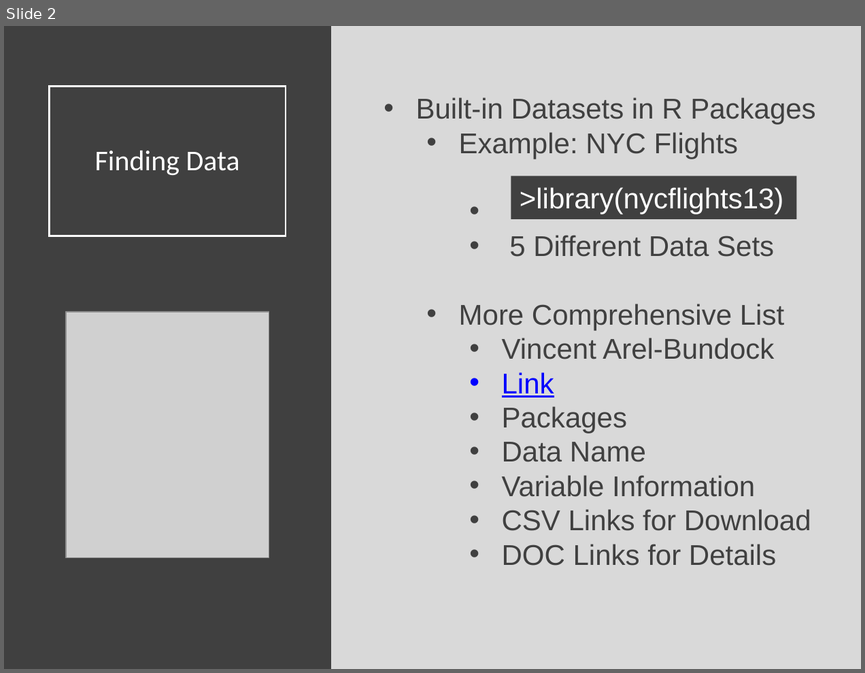
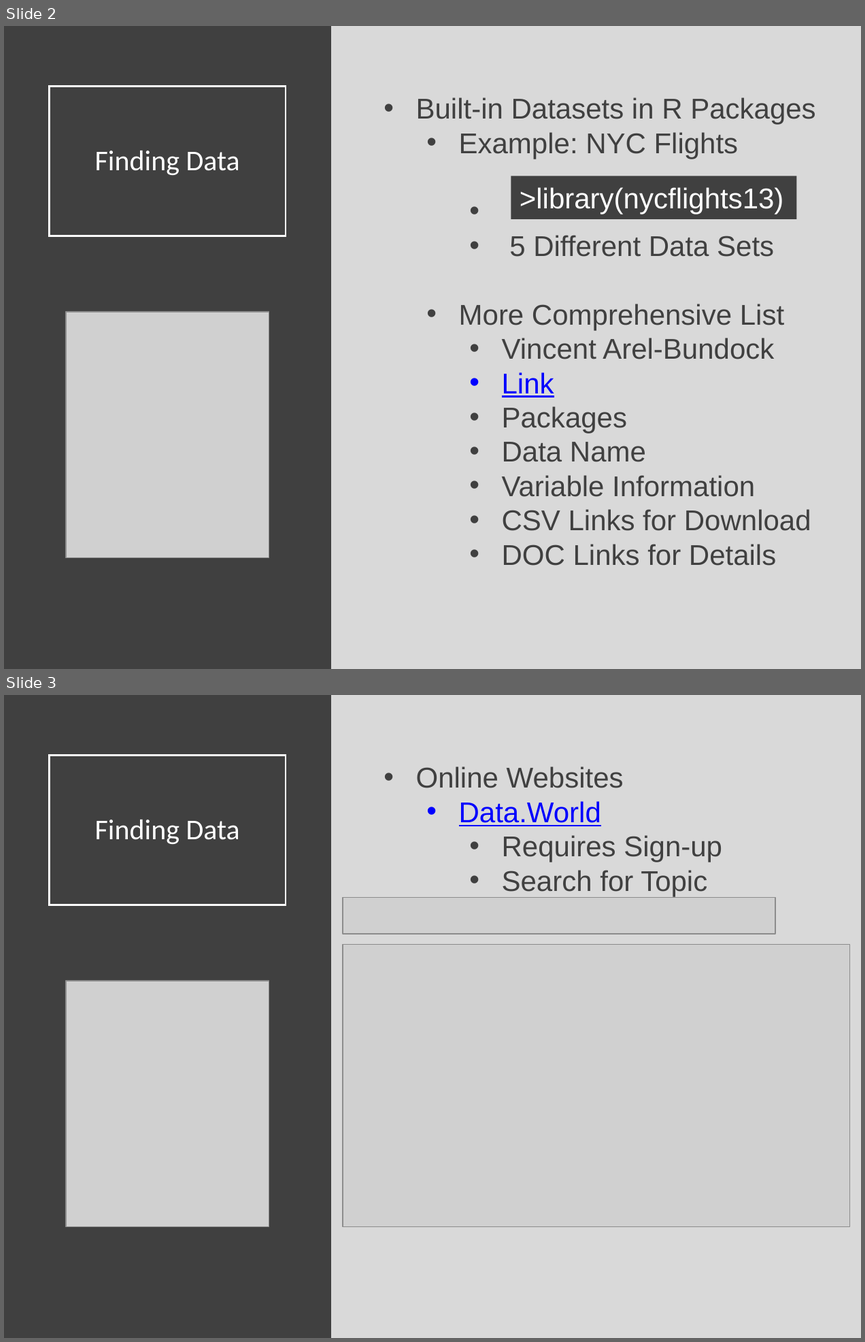
Before and after one commit to Yixf-Self/STOR320_WEBSITE, a slide deck: Lecture/Lecture 11/Lecture 11.pptx. Shown one above the other, each under a label of ours: slide 2 before the commit, slides 2 and 3 after it. The pictures are 865x673 and 865x1342 pixels, drawn with LibreOffice and Linux fonts; fonts in the diff are those of the drawing; grey boxes stand for pictures. Boxes give left, top, right and bottom in pixels: in the first picture for what was removed or moved away, otherwise in the second. Text is boxed around its words. In the diff, an @@ line names an element or a change of style, - is before the commit and + after.

```diff
--- a/Lecture/Lecture 11/Lecture 11.pptx
+++ b/Lecture/Lecture 11/Lecture 11.pptx
@@ slide 3 added at (x1=4, y1=695, x2=861, y2=1338), background #D9D9D9 @@
@@ rectangle added at (x1=4, y1=695, x2=331, y2=1338), fill #404040 @@
@@ title added at (x1=50, y1=755, x2=286, y2=905), outline #FFFFFF 1.5 pt, 24 pt, text #FFFFFF @@
+Finding Data
@@ text added at (x1=416, y1=766, x2=722, y2=896), 24 pt, text #404040 @@
+• Online Websites
+  • Data.World
+    • Requires Sign-up
+    • Search for Topic
@@ picture added at (x1=343, y1=897, x2=775, y2=933) @@
@@ picture added at (x1=343, y1=945, x2=850, y2=1226) @@
@@ picture added at (x1=66, y1=981, x2=269, y2=1226) @@
```
Also in this commit, not shown: 21 other slides added, 10 other files.
